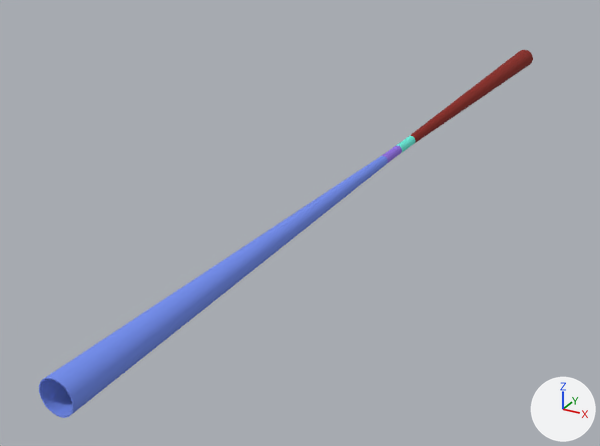
What one commit did to the glTF model src/assets/detectors/ALLEGRO_o1_v03.gltf.
Rendered twice from a camera (50 mm lens) standing at (74.0, -185.0, 67.0) and looking at (-18.0, -18.0, -17.0). Arrows for +X, +Y and +Z are at lower right; the lights stay in place. The older version comes first. Where no turn or scale is listed for an object, it has been applied to the vertices.

In view in the first picture: 'tube_AlBeMet162_wall2_7.001', 'tube_AlBeMet162_wall_6.001' and 2 more.
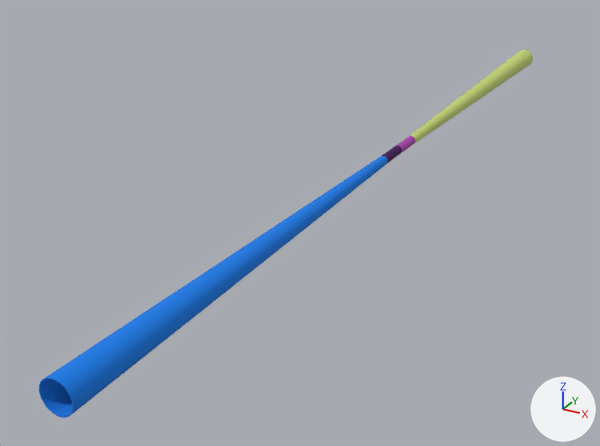
Where the change shows, as pixel boxes [x1, y1, x2, y2] in the pictures (600 x 446 px):
'tube_AlBeMet162_wall_6.001', recoloured: [39, 156, 388, 418] in both
'tube_AlBeMet162_wall2_7.001', recoloured (red to green): [408, 50, 533, 144] in both

What the commit changed:
Material 'Material_2' (mat_material_2) changes colour from blue #748ff1 to blue #0d7ce9; in linear values from (0.175, 0.275, 0.88) to (0.00402, 0.202, 0.815).
Material 'Material_3' (mat_material_3) changes colour from red #8b1f13 to green #c8d777; in linear values from (0.258, 0.0137, 0.00651) to (0.578, 0.68, 0.184).
